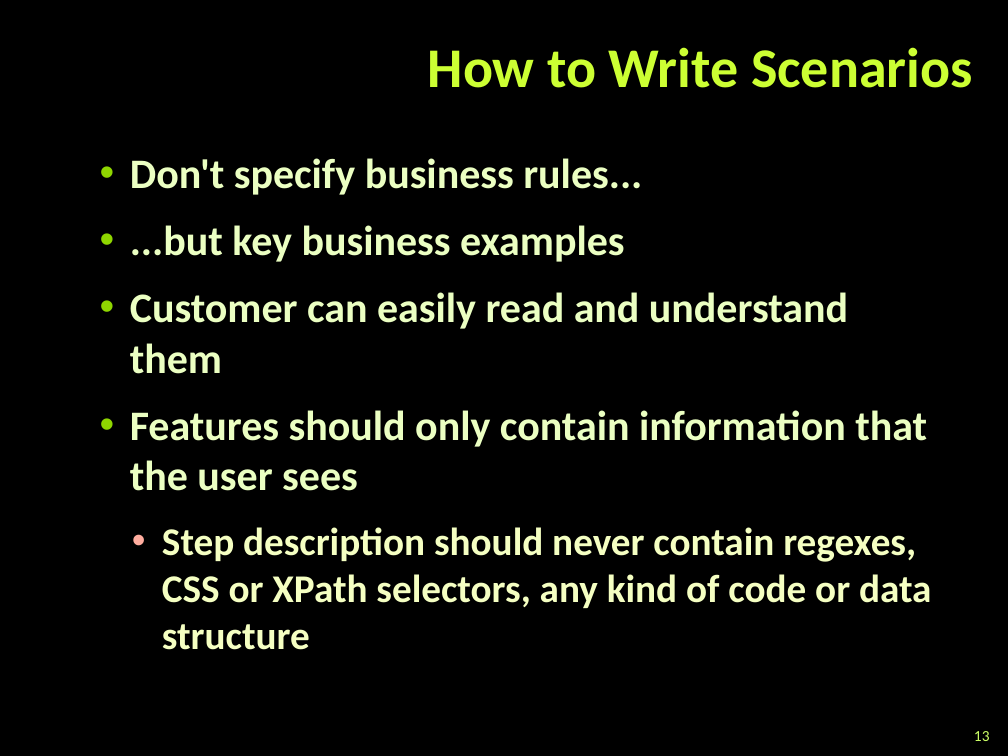
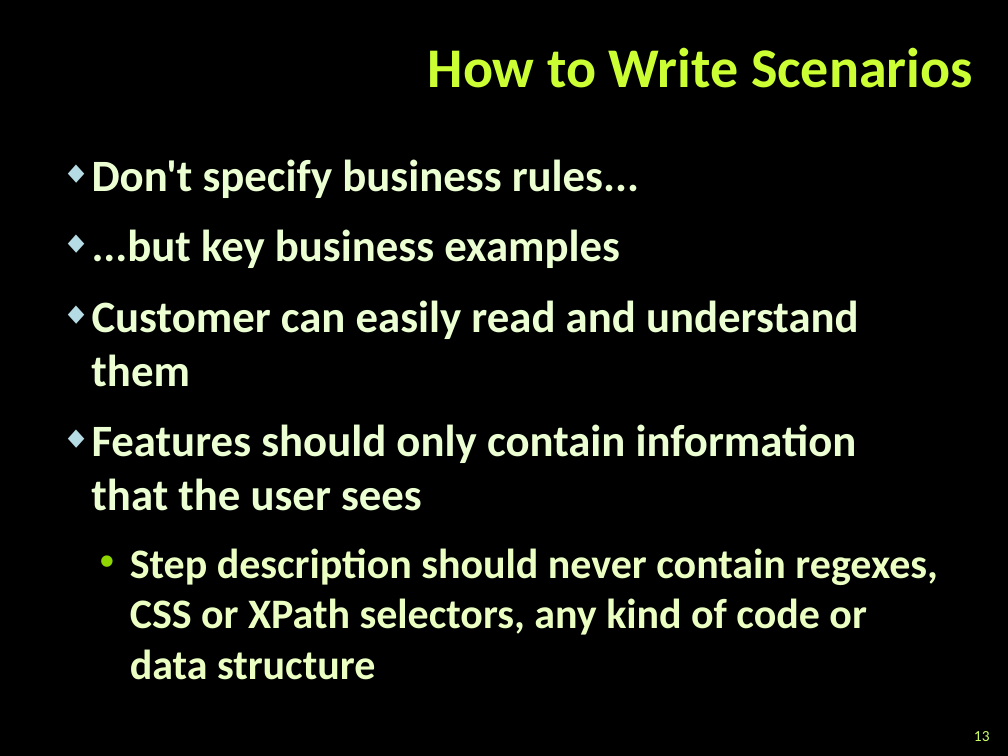
Before and after one commit to dtopuzov/qa-academy, a slide deck: slide 13 of Slides/Specflow/Specflow.pptx. Drawn at 1008x756 pixels with LibreOffice and Linux fonts; fonts in the diff are those of the drawing; background and template pictures are left out. Boxes give left, top, right and bottom in pixels: in the first picture for what was removed or moved away, otherwise in the second. Text is boxed around its words. In the diff, an @@ line names an element or a change of style, - is before the commit and + after.

```diff
--- a/Slides/Specflow/Specflow.pptx
+++ b/Slides/Specflow/Specflow.pptx
@@ text "Don't specify business rules..." at [91,159,938,680]: size 30 to 32 pt, text colour #EBFFC2 to #EBFFD2 in "Don't specify business rules...", "...but key business examples", "Customer can easily read and understand them", "Features should only contain information that the ..."; size 28 to 30 pt, text colour #F5FFC2 to #EBFFC2 in "Step description should never contain regexes, CSS ..."; bullet • to ◆; list level 2 to 1 in "Don't specify business rules..."; bullet colour #8FD600 to #B5DBE5; list level 2 to 1 in "...but key business examples"; list level 2 to 1 in "Customer can easily read and ..."; list level 2 to 1 in "Features should only contain information ..."; list level 3 to 2 in "Step description should never contain ..."; bullet colour #FFAD9F to #8FD600 @@
```
Also in this commit, not shown: 1 other file.
